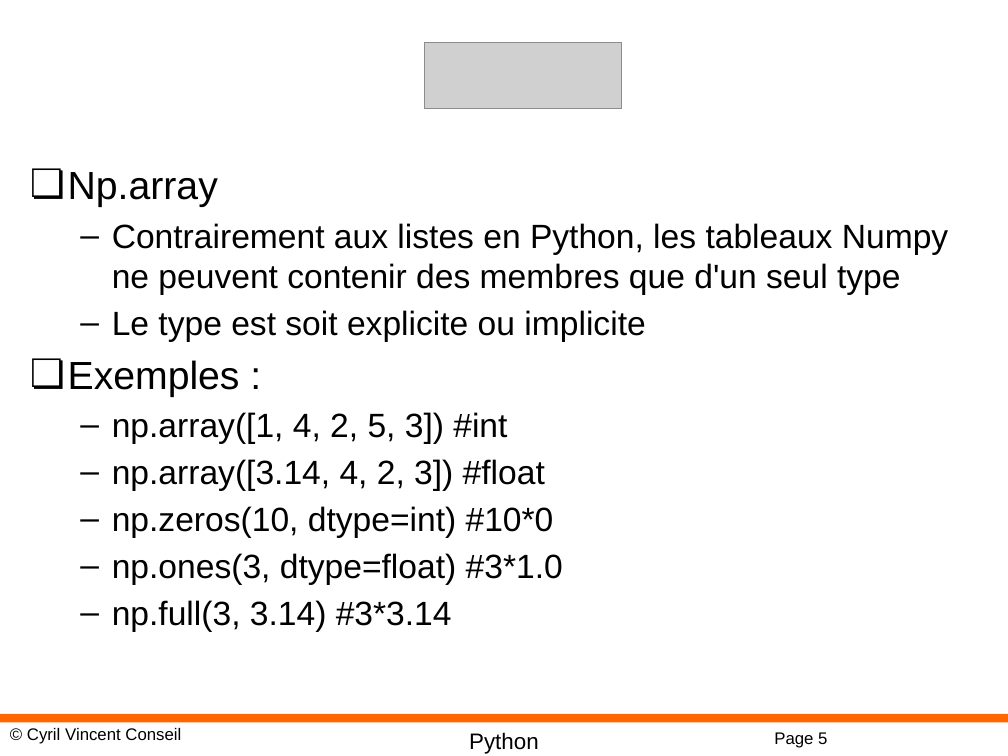
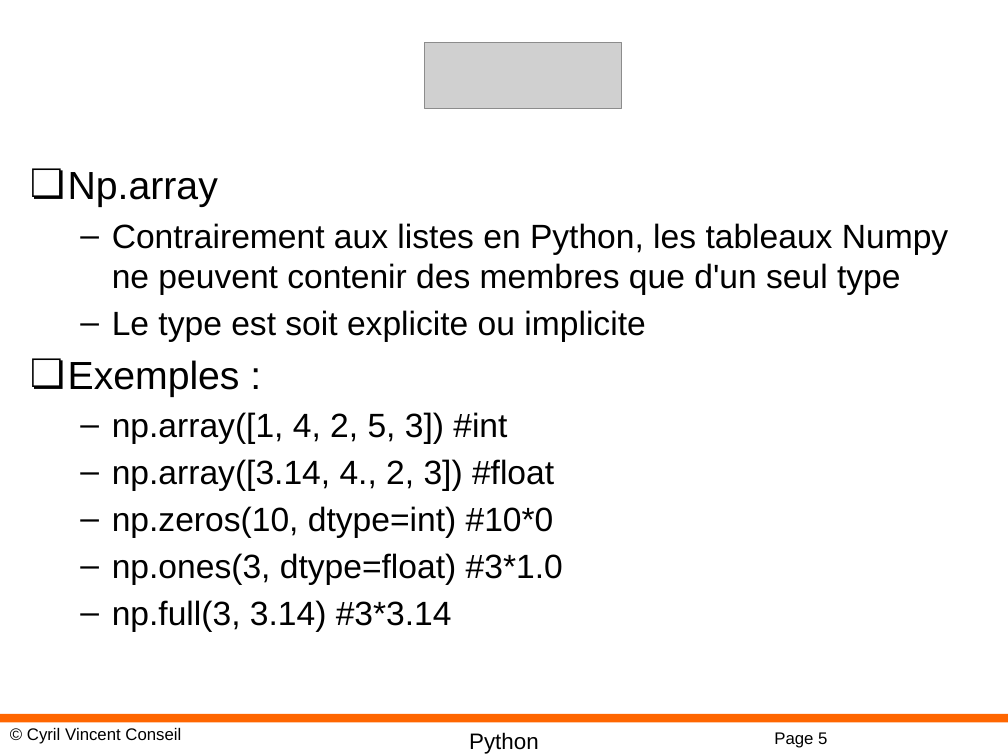
Before and after one commit to cyrilvincent/math, a slide deck: slide 5 of ppt/PythonMath06-Numpy.pptx. Drawn at 1008x756 pixels with LibreOffice and Linux fonts; fonts in the diff are those of the drawing; grey boxes stand for pictures; background and template pictures are left out. Boxes give left, top, right and bottom in pixels: in the first picture for what was removed or moved away, otherwise in the second. Text is boxed around its words. In the diff, an @@ line names an element or a change of style, - is before the commit and + after.

```diff
--- a/ppt/PythonMath06-Numpy.pptx
+++ b/ppt/PythonMath06-Numpy.pptx
@@ text at bbox=[112, 459, 554, 491]: text changed @@
-  – np.array([3.14, 4, 2, 3]) #float
+  – np.array([3.14, 4., 2, 3]) #float
```
Also in this commit, not shown: 1 other slide changed, 2 other files.
